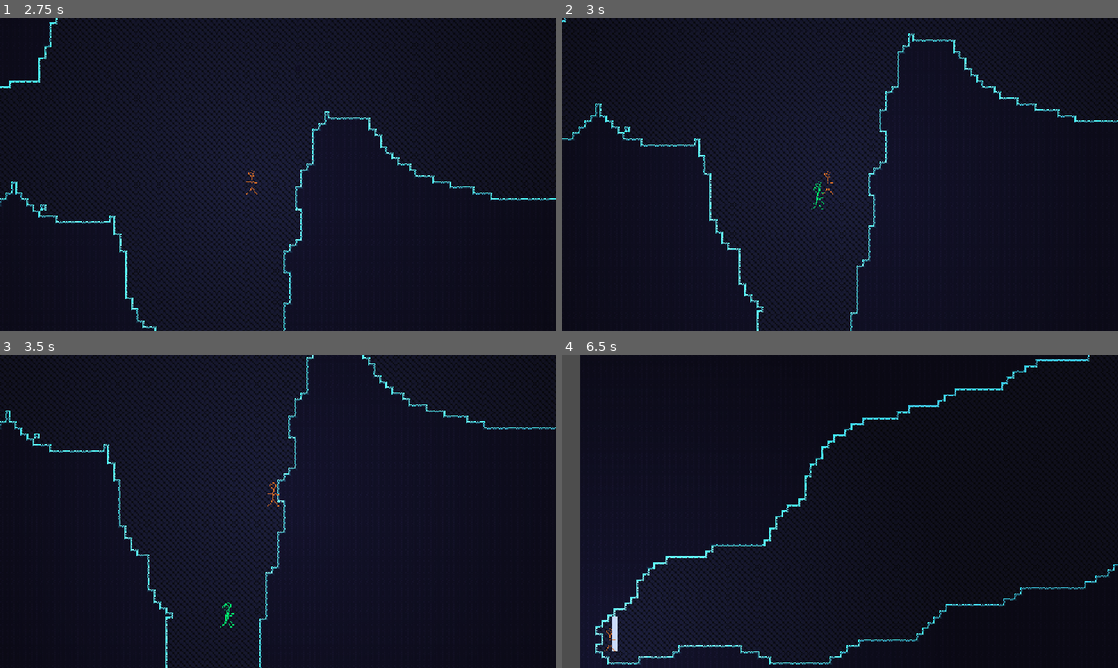
Above: before the commit, frames 1-4 (two rows, left to right).
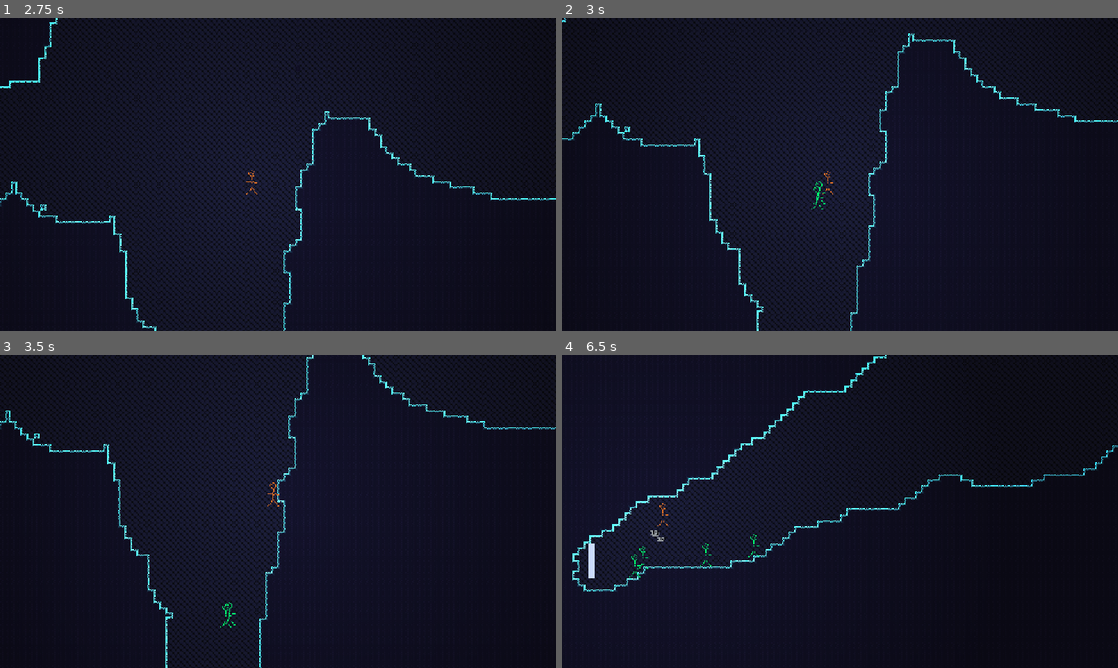
Above: after the commit, the same moments.

Repository: henreedev/exponential-climb
Game: Godot game, scene res://scenes/game.tscn
Two runs of this game, one before a commit and one after it. Both use one fixed random seed, a clock stepped at 60 frames per second and the inputs below. The engine's default icon, where the game draws it, is replaced by a stand-in: a white triangle on a blue panel in a dark square.
Inputs (mouse positions are in pixels of both pictures, inside the frame that each line leads up to):
- Up to frame 1 (2.75 s): move the mouse to (400, 158) at 0.52 s; press the mouse at (400, 158) at 0.53 s; hold D (move_right) 0.53-2.03 s; tap Space (jump) at 0.77, 1.52 s; move the mouse to (166, 190) at 1.27 s; release the mouse at (166, 190) at 1.28 s; click (166, 190) at 1.35 s; move the mouse to (333, 105) at 2.02 s; hold A (move_left) from 2.03 s (still down); hold Right mouse button (secondary_attack) from 2.03 s (still down); click (333, 105) at 2.3 s
- Up to frame 2 (3 s): move the mouse to (812, 237) at 2.77 s; release A (move_left) at 2.78 s; release Right mouse button (secondary_attack) at 2.78 s; hold D (move_right) from 2.78 s (still down); tap Middle mouse button (teleport_enemy) at 2.85 s
- Up to frame 3 (3.5 s): keep holding D (move_right); tap Space (jump) at 3.02 s; click (250, 574) at 3.05 s
- Up to frame 4 (6.5 s): move the mouse to (1006, 558) at 3.52 s; hold R (test_generate_new_room) 3.53-4.28 s; tap Space (jump) at 3.77, 4.52, 6.02 s; click (1006, 558) at 3.8 s; tap F1 (test_navigation) at 4.15 s; move the mouse to (673, 464) at 4.27 s; release D (move_right) at 4.28 s; hold A (move_left) 4.28-5.03 s; tap Q (toggle_loop) at 4.35 s; click (673, 464) at 4.55 s; move the mouse to (867, 511) at 5.02 s; press the mouse at (867, 511) at 5.03 s; hold D (move_right) 5.03-5.78 s; move the mouse to (756, 433) at 5.77 s; release the mouse at (756, 433) at 5.78 s; hold A (move_left) from 5.78 s (still down); click (756, 433) at 5.85 s

Frame 1 is identical in both runs. In frame 2, less than 0.1% of the frame differs, in the area x 45-48%, y 52-60%; in frame 3, less than 0.1%; in frame 4, 8.3%, in the area x 0-100%, y 0-100%.

Commit message:
initial repulsion, laggy tho

Diff:
--- a/autoload/enemy_spawner.gd
+++ b/autoload/enemy_spawner.gd
@@ -1,15 +1,83 @@
 extends Node
 
-## EnemySpawner class. Handles the spawning of enemies, including their positions, strength scaling based on loop speed, etc.
+## EnemySpawner
+## Handles the spawning of enemies in waves and enemy strength scaling.
 
 const ENEMY_SCENE = preload("res://scenes/enemy/enemy.tscn")
+const ENEMY_COSTS : Dictionary[Enemy.Class, float] = {
+	Enemy.Class.BASIC_MELEE : 0.25
+}
+const WAVE_INTERVAL := 10.0
+var wave_timer := 5.0
 
+func _process(delta):
+	_spawn_wave_on_timer(delta)
 
-#region Spawning
+func _spawn_wave_on_timer(delta):
+	assert(wave_timer != INF)
+	if wave_timer > 0:
+		wave_timer -= delta
+	else:
+		var enemy_speed_value = Loop.enemy_speed.value()
+		wave_timer = WAVE_INTERVAL / enemy_speed_value
+		spawn_wave(enemy_speed_value)
+
+#region Wave spawning
+func spawn_wave(enemy_speed_value : float):
+	var wave: Array[Enemy.Class] = _choose_wave_to_spawn(enemy_speed_value)
+	for _class in wave:
+		var spawn_pos = pick_spawn_position(_class)
+		spawn_enemy(_class, spawn_pos)
+
+## TODO Given the resource of loop speed, allocates it across enemy classes to create a wave.
+func _choose_wave_to_spawn(loop_speed : float) -> Array[Enemy.Class]:
+	var wave: Array[Enemy.Class] = []
+	var keep_going = true
+	while keep_going:
+		var enemy_class = Enemy.Class.BASIC_MELEE # TODO pick a variety, within remaining budget
+		var cost = ENEMY_COSTS[enemy_class]
+		if loop_speed - cost >= 0:
+			wave.append(enemy_class)
+		loop_speed -= cost
+		keep_going = loop_speed > 0
+	return wave
+
 func spawn_enemy(enemy_class : Enemy.Class, pos : Vector2):
 	var new_enemy = ENEMY_SCENE.instantiate()
 	new_enemy._class = enemy_class
 	new_enemy.position = pos
 	add_child(new_enemy)
 
+func pick_spawn_position(enemy_class : Enemy.Class):
+	const MAX_SPAWN_DIST = 350.0
+	const MIN_SPAWN_DIST = 50.0
+	var spawn_pos := Vector2.INF
+	var keep_going = true
+	while keep_going:
+		# Pick a random tile in a ring around the player and see if it's valid (not a wall)
+		spawn_pos = Vector2(randf_range(MIN_SPAWN_DIST, MAX_SPAWN_DIST), 0).rotated(randf_range(-PI, PI))
+		spawn_pos.y *= 0.5 # Don't spawn as far below the player as horizontal
+		spawn_pos += Global.player.global_position
+
+		if not is_valid_spawn_pos(spawn_pos):
+			continue
+		# Raycast down from that position.
+		# If raycast doesn't hit soon enough, enemy would spawn off-screen; find a new pos
+		const RAYCAST_DIST = 200.0
+		var raycasted_pos = Pathfinding.do_raycast(spawn_pos, spawn_pos + Vector2.DOWN * RAYCAST_DIST)
+		if raycasted_pos != Vector2.INF:
+			# Valid spawn position. Move it up by half of enemy's height so they're not stuck
+			raycasted_pos += Vector2.UP * 16
+			# Terminate loop
+			spawn_pos = raycasted_pos
+			keep_going = false
+	return spawn_pos
+
+func is_valid_spawn_pos(spawn_pos : Vector2):
+	return not spawn_pos == Vector2.INF and \
+		not Pathfinding.is_wall(
+			Pathfinding.tile_map_layer.local_to_map(spawn_pos),
+			true # Don't spawn enemies inside of the "inside wall tiles"
+		)
+
 #endregion Spawning
--- a/autoload/loop.gd
+++ b/autoload/loop.gd
@@ -1,15 +1,35 @@
 extends Node
+
+## Loop
 ## Performs the cycling through active perks. Activates passive perks at Lock In.
 
+## There are three versions of the Loop speed:
+## Global - the main value,
+## Player - based on global, used by the player
+## Enemy - based on global, used to spawn and level enemies.
+## Global increases over time based on difficulty, floor depth, and loop-related perks.
+## Player and enemy speeds take the value of global and use it as a base.
+##   They can then have modifiers on top of that.
+
+
 #region Loop attributes
-## The value of the Loop before mods, indicating the speed at which it loops through perks.
-var _base_speed_multiplier := 1.00
-## The value of the Loop after modifiers from perks and bonuses.
-@onready var speed_multiplier : Stat = Stat.new()
+## The value of the global Loop before mods, indicating the speed at which it loops through perks.
+## This value is increased over time as defined in `increase_loop_speed()`,
+var _base_speed := 1.00
+## The value of the global Loop after modifiers from perks and bonuses.
+@onready var global_speed : Stat = Stat.new()
+## Player loop speed, which can have separate modifiers.
+@onready var player_speed : Stat = Stat.new()
+## Enemy loop speed, which can have separate modifiers.
+@onready var enemy_speed : Stat = Stat.new()
 ## The loop speed value shown to the player, with two decimal places.
-var display_speed_multiplier := 1.00
+var display_global_speed := 1.00
+## The loop speed value shown to the player, with two decimal places.
+var display_player_speed := 1.00
+## The loop speed value shown to the player, with two decimal places.
+var display_enemy_speed := 1.00
 ## The value that the internal speed multiplier must increase by to change on screen.
-var SPEED_DIFF_THRESHOLD := 0.01
+const SPEED_DIFF_THRESHOLD := 0.01
 
 #region Active perks
 ## Activated during gameplay whenever the loop is processing active perks and incrementing speed.
@@ -28,9 +48,11 @@
 
 #endregion Loop attributes
 
-
 func _ready():
-	pass
+	global_speed.set_base(1.0)
+	player_speed.set_base(1.0)
+	enemy_speed.set_base(1.0)
+	running = true
 
 func _input(event: InputEvent) -> void:
 	if event.is_action_pressed("toggle_loop"):
@@ -65,7 +87,7 @@
 	return true
 
 func _calculate_loop_value_left():
-	var loop_value = speed_multiplier.value()
+	var loop_value = global_speed.value()
 	# TODO check if player has full builds, add bonuses
 	return loop_value
 
@@ -115,14 +137,46 @@
 
 
 func _process(delta: float) -> void:
-	_increase_speed_mult(delta)
-	_process_active_builds(delta)
+	if running:
+		_increase_speed_mult(delta)
+		_process_active_builds(delta)
+		_update_speed_displays()
+
+func _update_speed_displays():
+	# Get speed values
+	var global_speed_val = global_speed.value()
+	var player_speed_val = player_speed.value()
+	var enemy_speed_val = enemy_speed.value()
+
+	# Update speed display values
+	if global_speed_val >= display_global_speed + SPEED_DIFF_THRESHOLD:
+		display_global_speed = roundf(global_speed.value() * 100) / 100.0
+	if player_speed_val >= display_player_speed + SPEED_DIFF_THRESHOLD:
+		display_player_speed = roundf(player_speed.value() * 100) / 100.0
+	if enemy_speed_val >= display_enemy_speed + SPEED_DIFF_THRESHOLD:
+		display_enemy_speed = roundf(enemy_speed.value() * 100) / 100.0
+
+
 
 func _increase_speed_mult(delta : float) -> void:
-	_base_speed_multiplier += delta * 0.1
-	speed_multiplier.set_base(_base_speed_multiplier)
-	if speed_multiplier.value() >= display_speed_multiplier + SPEED_DIFF_THRESHOLD:
-		display_speed_multiplier = roundf(speed_multiplier.value() * 100) / 100.0
+	# Increase the base speed
+	_base_speed += delta * get_increase_rate()
+
+	# Set the global speed's base to the base speed
+	global_speed.set_base(_base_speed)
+	var global_speed_val = global_speed.value()
+
+	# Set the player and enemy speeds' bases to the *global* speed
+	enemy_speed.set_base(global_speed_val)
+	player_speed.set_base(global_speed_val)
+
+
+## Calculates the increase per second of the global loop speed.
+## Rate is based on floor depth, difficulty chosen, and relevant perks.
+## TODO
+func get_increase_rate():
+	const INCREASE_RATE = 0.03
+	return INCREASE_RATE
 
 func _process_active_builds(delta: float) -> void:
 	if running:
--- a/scenes/enemy/enemy.tscn
+++ b/scenes/enemy/enemy.tscn
@@ -12,7 +12,7 @@
 
 [sub_resource type="RectangleShape2D" id="RectangleShape2D_40wdo"]
 
-[node name="Enemy" type="CharacterBody2D"]
+[node name="Enemy" type="CharacterBody2D" groups=["enemy"]]
 z_index = 1
 collision_layer = 0
 collision_mask = 4
@@ -31,12 +31,9 @@
 texture = ExtResource("1_4a83h")
 
 [node name="Hurtbox" type="Area2D" parent="."]
-visible = false
 position = Vector2(0, 12)
 collision_layer = 2
-collision_mask = 0
-monitoring = false
-metadata/_edit_group_ = true
+collision_mask = 2
 
 [node name="HurtboxShape" type="CollisionShape2D" parent="Hurtbox"]
 position = Vector2(0, -12)
@@ -63,4 +60,6 @@
 shape = SubResource("RectangleShape2D_40wdo")
 disabled = true
 
+[connection signal="area_entered" from="Hurtbox" to="." method="_on_hurtbox_area_entered"]
+[connection signal="area_exited" from="Hurtbox" to="." method="_on_hurtbox_area_exited"]
 [connection signal="area_entered" from="AttackArea" to="." method="_on_attack_area_area_entered"]
--- a/scenes/utilities/damage_number.tscn
+++ b/scenes/utilities/damage_number.tscn
@@ -4,7 +4,7 @@
 [ext_resource type="LabelSettings" uid="uid://bnsw2o4et0uh6" path="res://resources/utilities/damage_number_label_settings.tres" id="1_26djg"]
 
 [node name="DamageNumber" type="Label"]
-z_index = 1
+z_index = 2
 custom_minimum_size = Vector2(100, 20)
 offset_right = 18.0
 offset_bottom = 13.0
--- a/scripts/enemy/enemy.gd
+++ b/scripts/enemy/enemy.gd
@@ -64,6 +64,8 @@
 var jump_strength : Stat
 var gravity : Stat
 var on_floor := false
+## The enemes currently touching this enemy. Used in repulsion.
+var touching_enemies : Array[Enemy] = []
 #endregion Movement and physics
 
 #region Health
@@ -223,7 +225,9 @@
 						find_path(player.global_position)
 						endpoint_distance_threshold_randomized = ENDPOINT_DISTANCE_THRESHOLD * _get_randomness()
 					# Move actual endpoint to player position (TODO)
-				if player.global_position.distance_to(global_position) < get_attack_range():
+				if not attack_cooldown_timer > 0 and \
+						is_on_floor() and \
+						player.global_position.distance_to(global_position) < get_attack_range():
 					attack()
 			if state == State.CHASING: # Might have attacked
 				# If path:
@@ -322,6 +326,35 @@
 
 #endregion Player detection methods
 
+#region Repulsion methods
+func calculate_repulsion_force():
+	var other_enemies = touching_enemies
+	other_enemies.erase(self)
+	var cumulative_repulsion := Vector2.ZERO
+	const STR = 10000
+	for other : Enemy in other_enemies:
+		var dx = position.x - other.position.x
+		var dy = position.y - other.position.y
+		var dist_sqrd = position.distance_squared_to(other.position)
+		var dist = sqrt(dist_sqrd)
+		if dist > 16: continue
+
+		const MIN_DIST = 4
+		if dist < MIN_DIST:
+			dist = MIN_DIST
+			dist_sqrd = MIN_DIST * MIN_DIST
+		var force_magnitude = STR / dist_sqrd
+		cumulative_repulsion += Vector2(
+			dx / dist * force_magnitude,
+			dy / dist * force_magnitude
+		)
+	return cumulative_repulsion
+
+
+
+
+#endregion Repulsion methods
+
 #region Pathfinding methods
 func nextPoint():
 	if len(currentPath) == 0:
@@ -372,12 +405,22 @@
 
 	# Move platforming velocity x in input direction
 	velocity.x = move_toward(velocity.x, direction.x, accel_speed * delta)
+	velocity.x += calculate_repulsion_force().x * delta
 	# Gravity
 	if !is_on_floor():
 		velocity.y += gravity.value() * delta
 
 
 	move_and_slide()
+	# Populate `touching_enemies` for repulsion
+	#touching_enemies.clear()
+	#for i in get_slide_collision_count():
+		#if i > 1:
+			#print("pog")
+		#var collision = get_slide_collision(i)
+		#var collider = collision.get_collider()
+		#if not collider is TileMapLayer:
+			#touching_enemies.append(collider)
 
 func _check_floor_landing():
 	if is_on_floor() and not on_floor: # Just landed
@@ -387,7 +430,7 @@
 
 func find_path(target_pos : Vector2):
 	regenerate_path_timer = REGENERATE_INTERVAL * _get_randomness()
-	await get_tree().create_timer(randf() * 0.2).timeout # Try to ensure enemies find paths on different ticks
+	#await get_tree().create_timer(randf() * 0.2).timeout # Try to ensure enemies find paths on different ticks
 	currentPath = Pathfinding.find_path(position, target_pos)
 	if len(currentPath) > 0 and currentPath[-1] != null:
 		# Set original endpoint
@@ -453,3 +496,14 @@
 		hit_player.take_damage(get_attack_damage())
 
 #endregion Damage interaction methods
+
+
+func _on_hurtbox_area_entered(area: Area2D) -> void:
+	var parent = area.get_parent()
+	if parent is Enemy:
+		touching_enemies.append(parent)
+
+func _on_hurtbox_area_exited(area: Area2D) -> void:
+	var parent = area.get_parent()
+	if parent is Enemy:
+		touching_enemies.erase(parent)
--- a/scripts/enemy/enemy_class.gd
+++ b/scripts/enemy/enemy_class.gd
@@ -9,7 +9,7 @@
 
 @export_category("Stats")
 ## The max health of this enemy class.
-@export_range(1, 500, 1) var max_health := 100.0
+@export_range(1, 500, 1) var max_health := 30.0
 ## The base damage of this enemy class.
 @export_range(1, 100, 1) var base_damage := 10
 ## The delay between an attack initiating and the hitbox coming out.
--- a/scripts/player/player.gd
+++ b/scripts/player/player.gd
@@ -170,8 +170,8 @@
 	build_container.add_active_build(active_perk_build)
 
 	# FIXME adding perks manually for testing
-	build_container.active_builds[0].place_perk(Perk.init_perk(Perk.Type.SPEED_BOOST), 0)
-	build_container.active_builds[0].place_perk(Perk.init_perk(Perk.Type.SPEED_BOOST_ON_JUMP), 1)
+	#build_container.active_builds[0].place_perk(Perk.init_perk(Perk.Type.SPEED_BOOST), 0)
+	#build_container.active_builds[0].place_perk(Perk.init_perk(Perk.Type.SPEED_BOOST_ON_JUMP), 1)
 
 
 #endregion Perks
